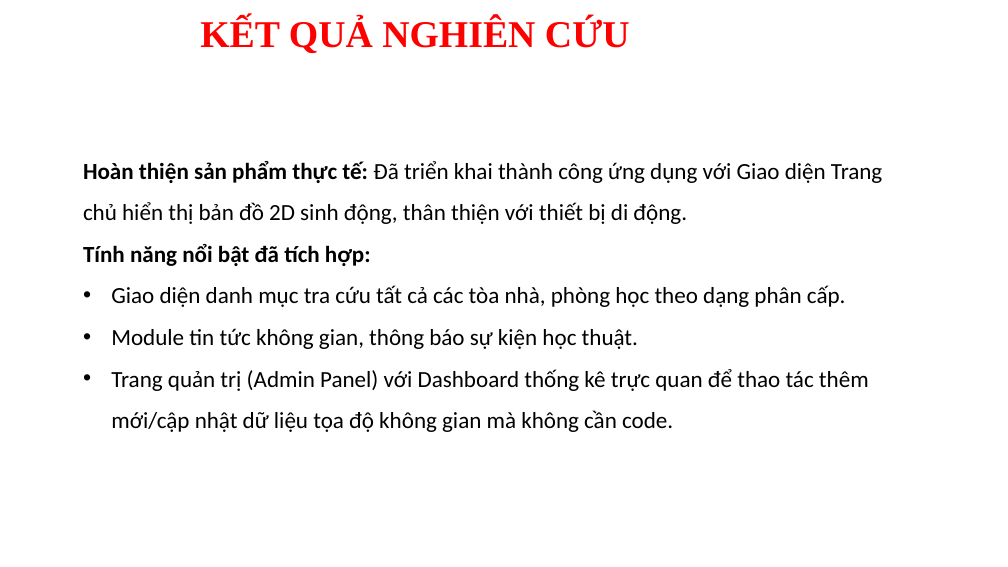
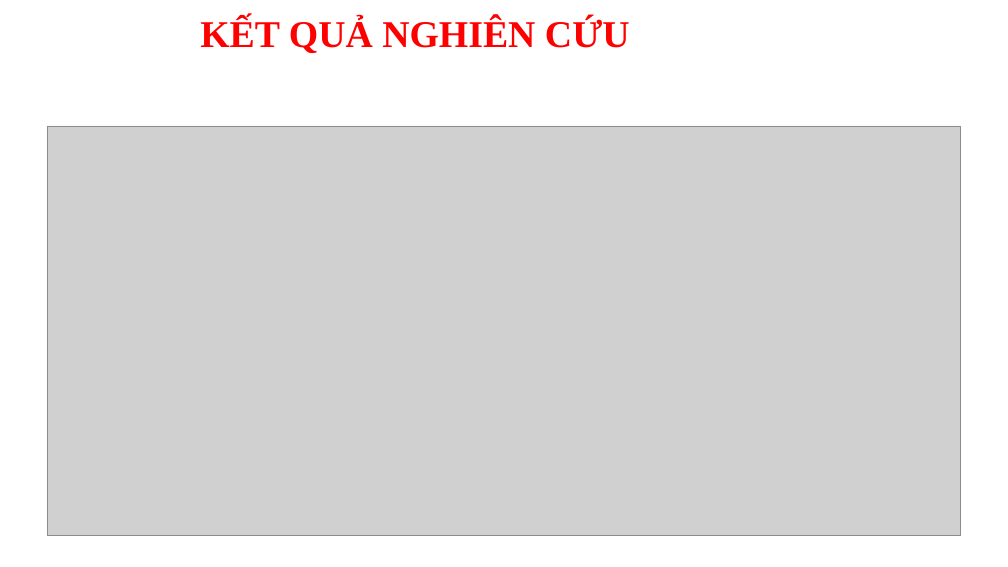
Before and after one commit to NhatThanh115/tn-da22tta-110122017-maitranthanhnhat-bandosodhtv, a slide deck: slide 12 of docs/Mai Trần Thanh Nhật - Khóa luận.pptx (slide 14 before the commit). Drawn at 1008x567 pixels with LibreOffice and Linux fonts; fonts in the diff are those of the drawing; grey boxes stand for pictures; background and template pictures are left out. Boxes give left, top, right and bottom in pixels: in the first picture for what was removed or moved away, otherwise in the second. Text is boxed around its words. In the diff, an @@ line names an element or a change of style, - is before the commit and + after.

```diff
--- a/docs/Mai Trần Thanh Nhật - Khóa luận.pptx
+++ b/docs/Mai Trần Thanh Nhật - Khóa luận.pptx
@@ picture added at [47,126,960,536] @@
@@ text removed at [83,161,882,432] @@
-Hoàn thiện sản phẩm thực tế: Đã triển khai thành công ứng dụng với Giao diện Trang chủ hiển thị bản đồ 2D sinh động, thân thiện với thiết bị di động.
-Tính năng nổi bật đã tích hợp:
-  • Giao diện danh mục tra cứu tất cả các tòa nhà, phòng học theo dạng phân cấp.
-  • Module tin tức không gian, thông báo sự kiện học thuật.
-  • Trang quản trị (Admin Panel) với Dashboard thống kê trực quan để thao tác thêm mới/cập nhật dữ liệu tọa độ không gian mà không cần code.
```
Also in this commit, not shown: 8 other slides changed, 2 slides removed, 16 other files.
